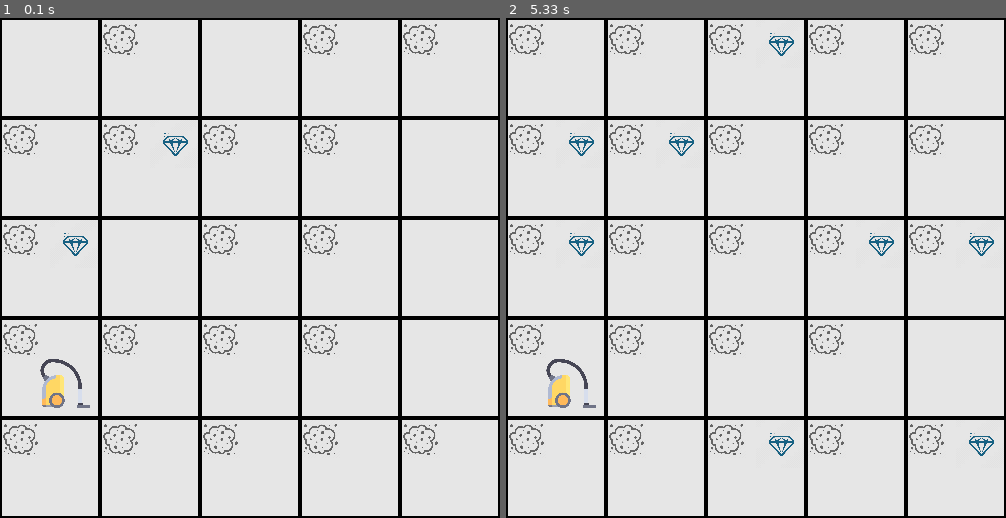
Above: before the commit, frames 1-2 (left to right).
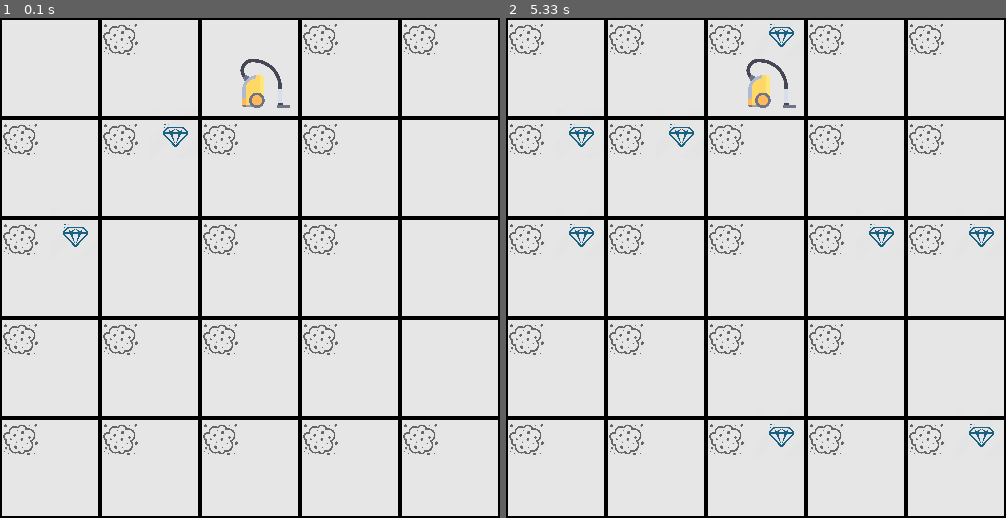
Above: after the commit, the same moments.

Repository: EloyMartinez/AI-TP1-UQAC
Game: pygame game, started from src/main.py
Two runs of this game, one before a commit and one after it. Both use one fixed random seed, a clock stepped at 60 frames per second and the inputs below.
Inputs:
- Up to frame 1 (0.1 s): no input
- Up to frame 2 (5.33 s): no input

The runs differ from the first frame. In frame 1, 1.0% of the frame differs, in the area x 8-58%, y 8-78%; in frame 2, 1.8%, in the area x 8-98%, y 1-88%.

Commit message:
chantier en cours

Diff:
--- a/src/agent/aspi.py
+++ b/src/agent/aspi.py
@@ -1,9 +1,13 @@
+from agent import effecteurs
+from agent.effecteurs import Effecteurs
+
 class Aspi:
 
     def __init__(self, x, y, ressources):
         self._x = x
         self._y = y
         self._ressources= ressources
+        self._effecteurs= Effecteurs()
 
     def get_x(self):
         return self._x
@@ -20,10 +24,16 @@
     def get_ressoucres(self):
         return self._ressources
 
+    def get_effecteurs(self):
+        return self._effecteurs
+
+    def set_ressources(self, effecteurs):
+        self._effecteurs = effecteurs
+
     def set_ressources(self, ressources):
         self._ressources = ressources
 
-    def move_right(self):
+'''   def move_right(self):
         if(self.get_x() < 4):
             self.set_x(self.get_x()+1)
 
@@ -38,3 +48,5 @@
     def move_down(self):
         if(self.get_y() > 0):
             self.set_y(self.get_y()-1)
+
+'''
--- /dev/null
+++ b/src/agent/effecteurs.py
@@ -0,0 +1,30 @@
+import sys
+sys.path.append('/Users/vincedollo/Desktop/UQAC/T1/AI/AI-TP1-UQAC/src/envir')
+from case import Case
+
+
+class Effecteurs:
+
+    def grab_jewel(self, Case):
+        Case.set_jewel(False)
+
+    def clean_case(self, Case):
+        Case.set_dirt(False)
+        Case.set_jewel(False)
+
+    def move(self, aspi, direction):
+        posX = aspi.get_x()
+        posY = aspi.get_y()
+        hasMoved = False
+        if direction == "up":
+            if(posY>0):
+                aspi.set_y(posY+1)
+        elif direction == "down":
+            if(posY>3):
+                aspi.set_y(posY-1)
+        elif direction == "left":
+            if(posX>0):
+                aspi.set_x(posX-1)
+        elif direction == "right":
+            if(posX<3):
+                aspi.set_x(posX+1)
--- a/src/envir/grid.py
+++ b/src/envir/grid.py
@@ -27,7 +27,6 @@
 
 
 
-
     ### Getters/Setters
     def get_width(self):
         return self._width
@@ -46,7 +45,7 @@
     #Fonction pour initialiser la grille
     #On va parcourir x et y de 0 à 500 avec un pas de 100
     def initialize(self):
-        self.add_vaccum()
+        #self.add_vaccum()
         for x in range(0, self.get_width(),  self.get_block()):
             for y in range(0, self.get_height(), self.get_block()):
                 pygame.draw.rect(self._screen, black_color, (x, y, self._blocksize, self._blocksize), 2)
@@ -81,15 +80,13 @@
         print("add_Jewel : " + str(x) + "  " +str(y))
         jewel = pygame.image.load('envir/img/jewel.png')
         pic_jewel = pygame.transform.scale(jewel, (50, 50))
-        self._screen.blit(pic_jewel, (x+50,y))
+        self._screen.blit(pic_jewel, (x+50,y-9))
 
 
-    def add_vaccum(self):
-        posX = random.randint(0, 4)
-        posY = random.randint(0, 4)
+    def add_vaccum(self, x, y):
         vaccum= pygame.image.load('envir/img/vaccum.png')
         pic_vaccum = pygame.transform.scale(vaccum, (50, 50))
-        self._screen.blit(pic_vaccum, ((posX*100)+40,(posY*100)+40))
+        self._screen.blit(pic_vaccum, ((x*100)+40,(y*100)+40))
 
     #Boucle pour l'affichage de la grille
     def main(self):
--- a/src/main.py
+++ b/src/main.py
@@ -1,13 +1,45 @@
 from envir.grid import Grid
 from envir.case import Case
+from agent.aspi import Aspi
+from agent.effecteurs import Effecteurs
 import pygame
 import time
+import random
+
 
 if __name__ == "__main__":
+    '''
+    yo = Aspi(2,3,1000)
+    print("Start")
+    print("X : " + str(yo.get_x()) + "      Y : " +str(yo.get_y()))
+    print("UP (y+1)")
+    yo.get_effecteurs().move(yo,"up")
+    print("X : " + str(yo.get_x()) + "      Y : " +str(yo.get_y()))
+    yo.get_effecteurs().move(yo,"left")
+    print("left (x-1)")
+    print("X : " + str(yo.get_x()) + "      Y : " +str(yo.get_y()))
+    yo.get_effecteurs().move(yo,"down")
+    print("down (y-1)")
+    print("X : " + str(yo.get_x()) + "      Y : " +str(yo.get_y()))
+
+    yo.get_effecteurs().move(yo,"right")
+    print("right (x+1)")
+    print("X : " + str(yo.get_x()) + "      Y : " +str(yo.get_y()))
+
+    yo.get_effecteurs().grab_jewel
+    '''
+
     grille = Grid()
-#     grille.
+    aspi = Aspi(random.randint(0,4), random.randint(0,4), 1000)
+    print(aspi.get_x())
+    print(aspi.get_y())
+
 #     aspi = Aspi(grille.randomPlace(), grille.randomPlace(), 1000)
     grille.initialize()
+    grille.add_vaccum(aspi.get_x(), aspi.get_y())
+    aspi.get_effecteurs().move(aspi,"up")
+    print(aspi.get_x())
+    print(aspi.get_y())
 #     grille.add_dust(arr)
 #     #grille.displayGrid(arr, aspi)
 #     aspi.move_left()
